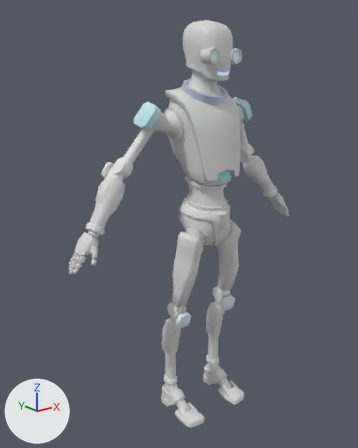
What one commit did to the FBX model portfolio-react/src/FBX/Kyle.fbx.
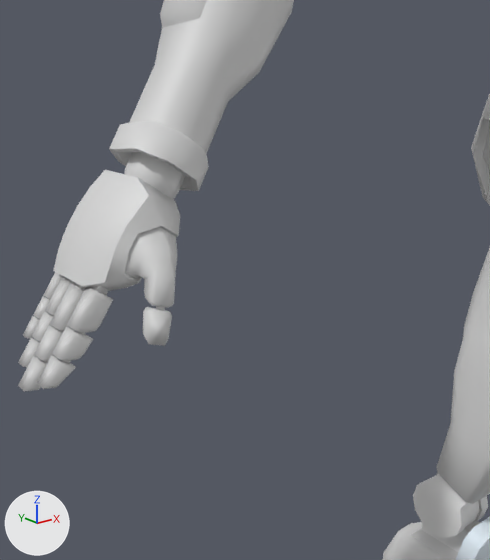
There are two pictures of each version: one whole from a 50 mm lens placed at (-1.439, -1.633, 1.612), pointed at (-0.071, 0.077, 0.928), one close up from a 50 mm lens placed at (-0.803, -0.407, 1.066), pointed at (-0.493, -0.02, 0.911). Lighting does not change. The marker at lower left points along +X, +Y and +Z. Where no turn or scale is listed for an object, it has been applied to the vertices. Vertices at the same position are counted once.

Names of what the first close-up shows: 'Robot2'.
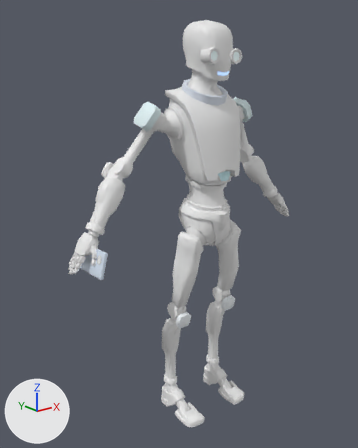
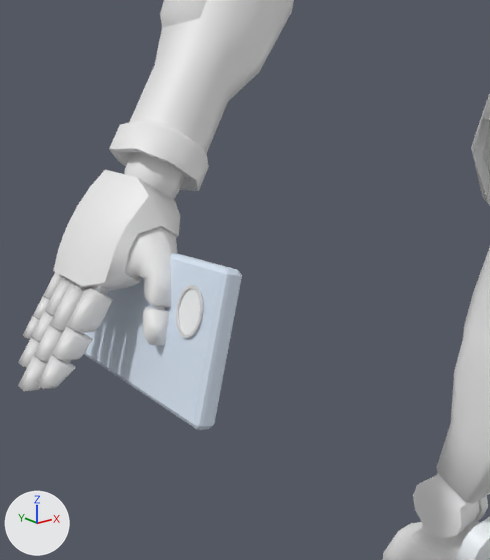
Where the change shows, as pixel boxes (x1, y1, x2, y2) in the close-ups (490 x 560 px; the box of a moved part takes in the faces that stretch with it):
```json
{"object": "Robot2", "change": "recoloured, surface changed", "before": [18, 0, 490, 560], "after": [18, 0, 490, 560], "on screen": "grey to white"}
{"object": "mobile", "change": "added", "after": [84, 253, 242, 430], "faces in mat_material_004 (white #d8e4f3)": [84, 253, 242, 430], "faces in mat_material_005 (white #f4f6f7)": [179, 289, 200, 335], "faces in mat_material_006 (light grey #dadada)": [176, 285, 203, 338]}
{"part": 1, "of": "me_mesh_001", "change": "moved or reshaped", "before": [38, 152, 177, 342], "after": [64, 152, 177, 330]}
```

Edits to the scene script, one JSON object a line:
```json
{"op": "set", "path": "mat_eyes.metallic", "old": "0.24", "new": "0.0"}
{"op": "set", "path": "mat_eyes.roughness", "old": "1.0", "new": "0.5"}
{"op": "set", "path": "mat_eyes.emission_color", "old": "(0.0413, 0.0413, 0.0413)", "new": "(0.116, 0.116, 0.116)", "note": "black #393939 -> dark grey #606060"}
{"op": "set", "path": "mat_eyes.emission_strength", "old": "2.8", "new": "1.0"}
{"op": "set", "path": "mat_base.base_color", "old": "(0.693, 0.693, 0.693)", "new": "(0.85, 0.85, 0.85)", "note": "light grey #d9d9d9 -> white #ededed"}
{"op": "set", "path": "mat_shoulders.metallic", "old": "0.134", "new": "0.0"}
{"op": "set", "path": "mat_shoulders.roughness", "old": "1.0", "new": "0.5"}
{"op": "set", "path": "mat_shoulders.base_color", "old": "(0.559, 0.822, 0.871)", "new": "(0.773, 0.917, 0.941)", "note": "cyan #c5eaf0 -> white #e4f5f8"}
{"op": "set", "path": "mat_knees.base_color", "old": "(0.771, 0.859, 0.929)", "new": "(0.892, 0.935, 0.968)", "note": "white #e3eef7 -> white #f2f8fb"}
{"op": "set", "path": "mat_knees.roughness", "old": "0.777", "new": "0.5"}
{"op": "set", "path": "mat_mouth.base_color", "old": "(0.169, 0.29, 0.626)", "new": "(0.448, 0.575, 0.813)", "note": "blue #7293cf -> blue #b3c8e9"}
{"op": "set", "path": "mat_mouth.emission_color", "old": "(0.221, 0.353, 0.581)", "new": "(0.309, 0.494, 0.813)", "note": "blue #81a0c9 -> blue #97bbe9"}
{"op": "set", "path": "mat_mouth.emission_strength", "old": "1.4", "new": "1.0"}
{"op": "add", "block": "mat_material_006", "code": ["mat_material_006 = principled_material('Material_006')", "mat_material_006.base_color = (0.701, 0.701, 0.701)  # light grey #dadada"]}
{"op": "add", "block": "mat_material_007", "code": ["mat_material_007 = principled_material('Material_007')", "mat_material_007.base_color = (0.459, 0.656, 0.906)  # blue #b4d4f4"]}
{"op": "add", "block": "mat_material_005", "code": ["mat_material_005 = principled_material('Material_005')", "mat_material_005.base_color = (0.905, 0.926, 0.93)  # white #f4f7f7"]}
{"op": "add", "block": "mat_material_004", "code": ["mat_material_004 = principled_material('Material_004')", "mat_material_004.base_color = (0.684, 0.777, 0.898)  # white #d8e4f3"]}
{"block": "me_mesh_001", "where": "# used by ob_robot2; location = (0.0, 0.0, 0.0)"}
{"op": "remove", "block": "me_mesh_001", "code": "me_mesh_001.from_pydata(...)  # 3161 vertices, 3346 faces; spans x -0.65..0.65, y -0.16..0.18, z 0.0..1.8"}
{"op": "add", "block": "me_mesh_001", "code": "me_mesh_001.from_pydata(...)  # 3161 vertices, 6162 faces; spans x -0.65..0.65, y -0.16..0.18, z 0.0..1.8"}
{"block": "me_mesh_001", "change": "me_mesh_001 part 1: 20 vertices moved within x -0.62..-0.54, y -0.01..0.07, z 0.87..0.99"}
{"op": "add", "block": "me_scene", "code": ["me_scene = bpy.data.meshes.new('Scene')", "me_scene.from_pydata(...)  # 188 vertices, 368 faces; spans x -0.025..0.033, y -0.021..0.202, z -0.105..0.016", "# faces by material slot: [26, 153, 187, 2]", "me_scene.materials.append(mat_material_005)  # white #f4f7f7", "me_scene.materials.append(mat_material_004)  # white #d8e4f3", "me_scene.materials.append(mat_material_006)  # light grey #dadada", "me_scene.materials.append(mat_material_007)  # blue #b4d4f4"]}
{"op": "add", "block": "ob_mobile", "code": ["ob_mobile = bpy.data.objects.new('mobile', me_scene)", "ob_mobile.location = (-0.5624, -0.0687, 0.9295)"]}
```
